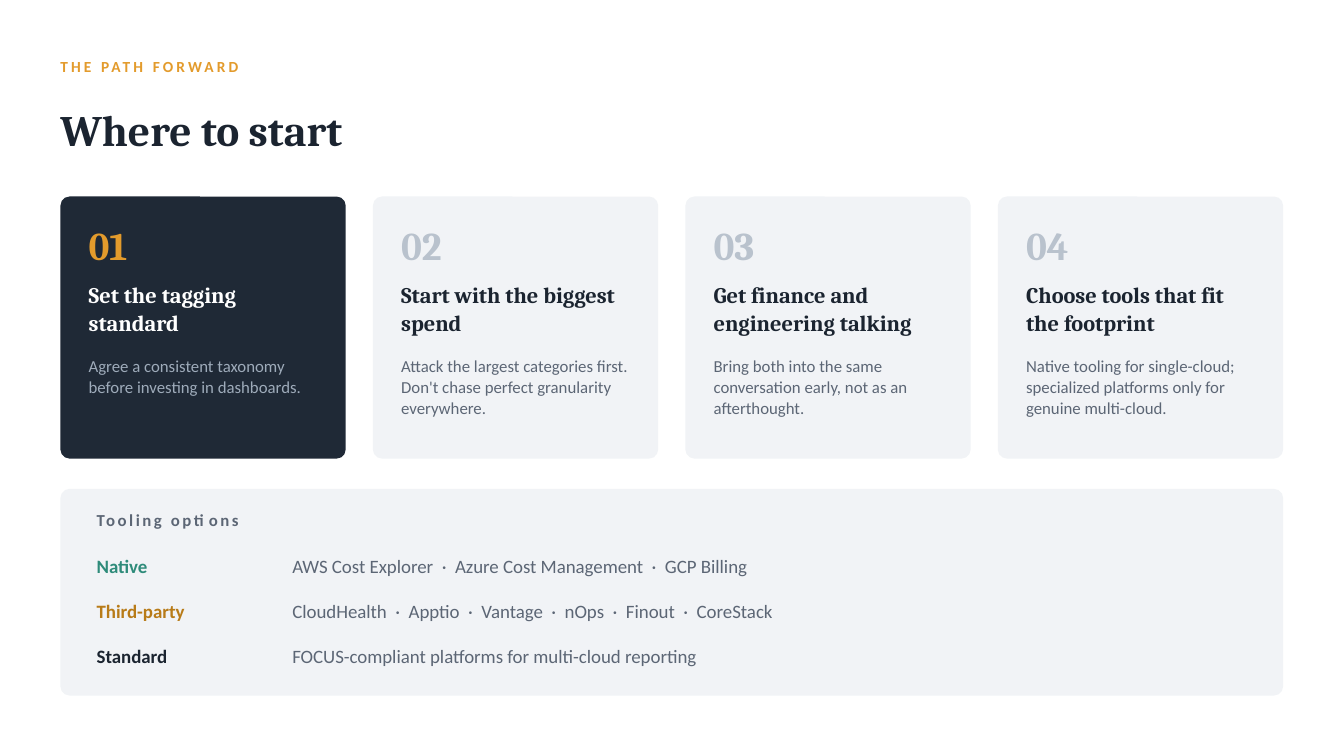
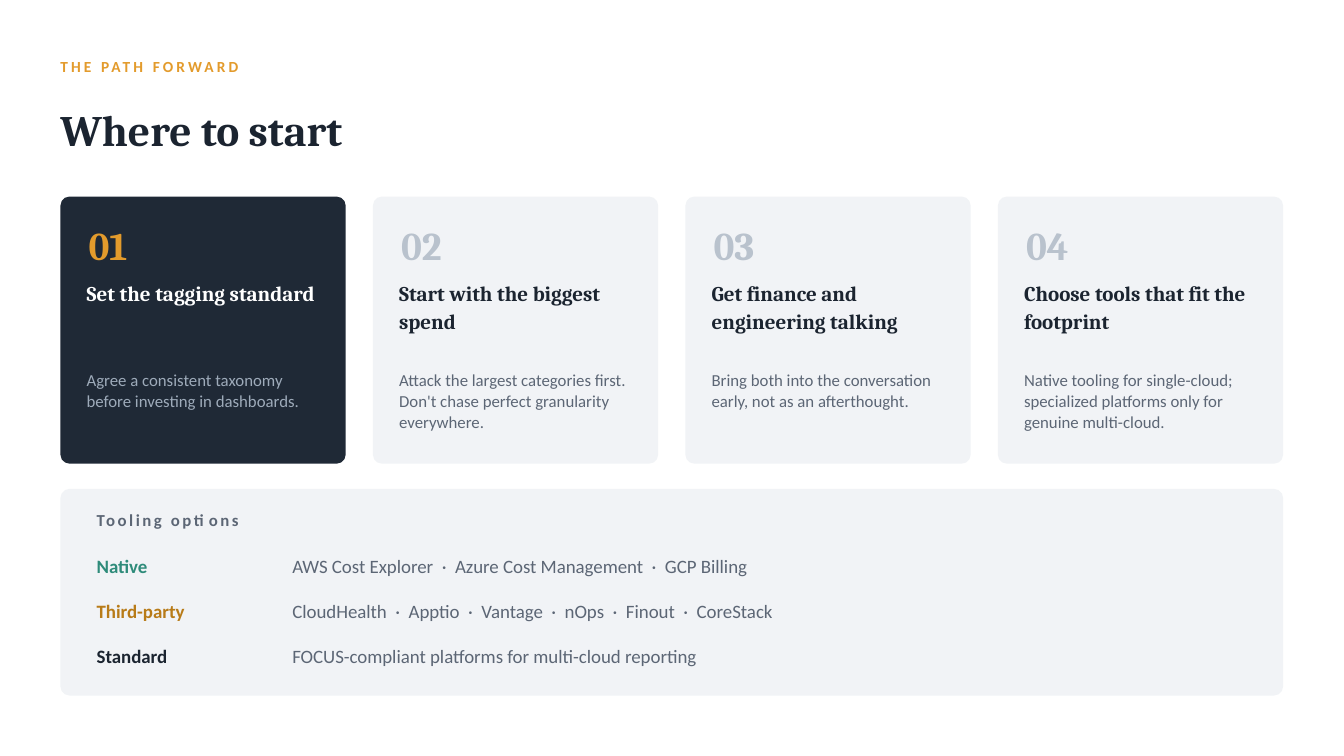
Before and after one commit to arielga5-code/Finops, a slide deck: slide 13 of presentations/finops-gaining-visibility-cfo.pptx. Drawn at 1344x756 pixels with LibreOffice and Linux fonts; fonts in the diff are those of the drawing. Boxes give left, top, right and bottom in pixels: in the first picture for what was removed or moved away, otherwise in the second. Text is boxed around its words. In the diff, an @@ line names an element or a change of style, - is before the commit and + after.

```diff
--- a/presentations/finops-gaining-visibility-cfo.pptx
+++ b/presentations/finops-gaining-visibility-cfo.pptx
@@ rounded rectangle: place and size @@
-rounded rectangle at <box>60,197,346,459</box>
+rounded rectangle at <box>60,197,346,464</box>
@@ rounded rectangle: place and size @@
-rounded rectangle at <box>373,197,658,459</box>
+rounded rectangle at <box>373,197,658,464</box>
@@ rounded rectangle: place and size @@
-rounded rectangle at <box>686,197,971,459</box>
+rounded rectangle at <box>686,197,971,464</box>
@@ proportions changed in 4 elements at <box>60,197,346,464</box>, <box>373,197,658,464</box>, <box>686,197,971,464</box>, <box>998,197,1284,464</box> @@
@@ rounded rectangle: place and size @@
-rounded rectangle at <box>998,197,1284,459</box>
+rounded rectangle at <box>998,197,1284,464</box>
@@ size 16 to 15 pt in 4 elements at <box>87,286,315,306</box>, <box>399,286,600,334</box>, <box>1024,286,1245,334</box>, <box>712,286,897,334</box> @@
@@ text "Agree a consistent taxonomy before ...": place and size @@
-text "Agree a consistent taxonomy before ..." at <box>89,360,301,396</box>
+text "Agree a consistent taxonomy before ..." at <box>87,374,299,410</box>
@@ text "Attack the largest categories first. ...": place and size @@
-text "Attack the largest categories first. ..." at <box>401,360,628,417</box>
+text "Attack the largest categories first. ..." at <box>399,374,626,431</box>
@@ text at <box>712,374,931,410</box>: text changed @@
-Bring both into the same conversation early, not as an afterthought.
+Bring both into the conversation early, not as an afterthought.
@@ text "Native tooling for single-cloud; specialized ...": place and size @@
-text "Native tooling for single-cloud; specialized ..." at <box>1026,360,1234,417</box>
+text "Native tooling for single-cloud; specialized ..." at <box>1024,374,1232,431</box>
```
Also in this commit, not shown: 4 other files.
